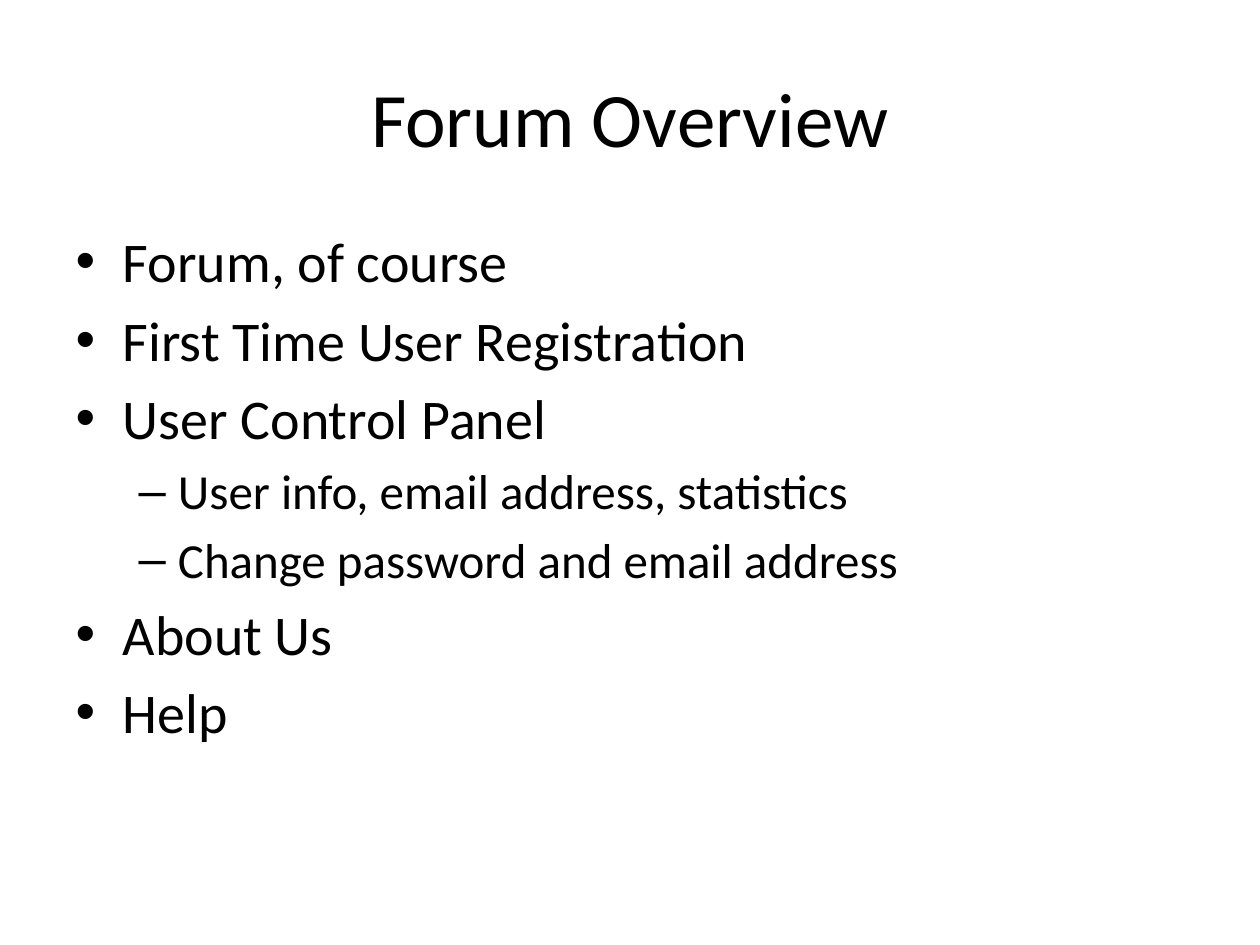
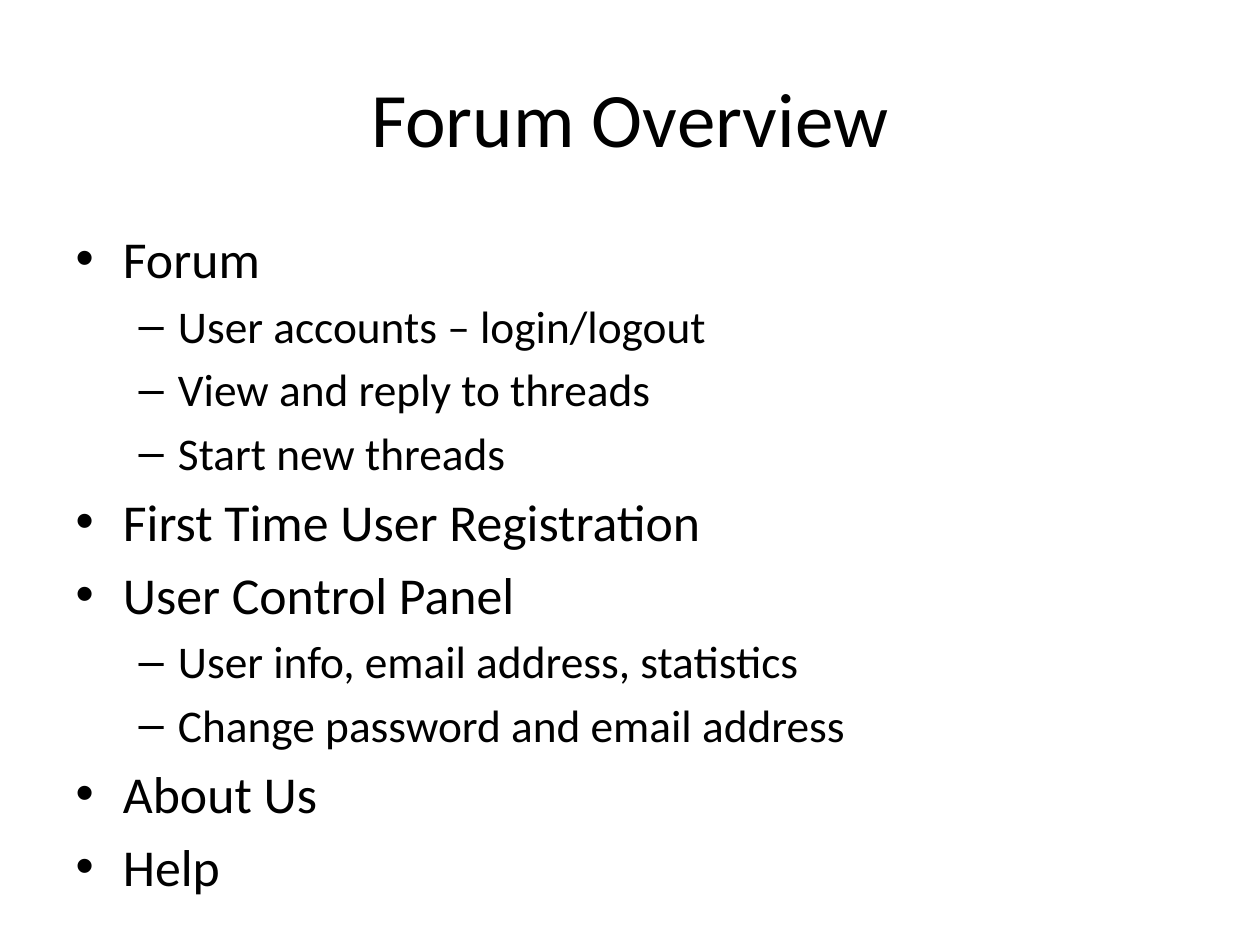
Before and after one commit to yokeholy/jin-jason-forum, a slide deck: slide 4 of J2_Forum.pptx. Drawn at 1260x945 pixels with LibreOffice and Linux fonts; fonts in the diff are those of the drawing. Boxes give left, top, right and bottom in pixels: in the first picture for what was removed or moved away, otherwise in the second. Text is boxed around its words. In the diff, an @@ line names an element or a change of style, - is before the commit and + after.

```diff
--- a/J2_Forum.pptx
+++ b/J2_Forum.pptx
@@ text at bbox=[123, 244, 706, 471]: text changed; size 32 to 25.9 pt @@
-• Forum, of course
+• Forum
+  – User accounts – login/logout
+  – View and reply to threads
+  – Start new threads
@@ text at bbox=[123, 505, 845, 814]: size 32 to 29.6 pt in "First Time User Registration", "User Control Panel", "About Us", "Help"; size 28 to 25.9 pt in "User info, email address, statistics", "Change password and email address" @@
```
Also in this commit, not shown: 6 other slides changed.
